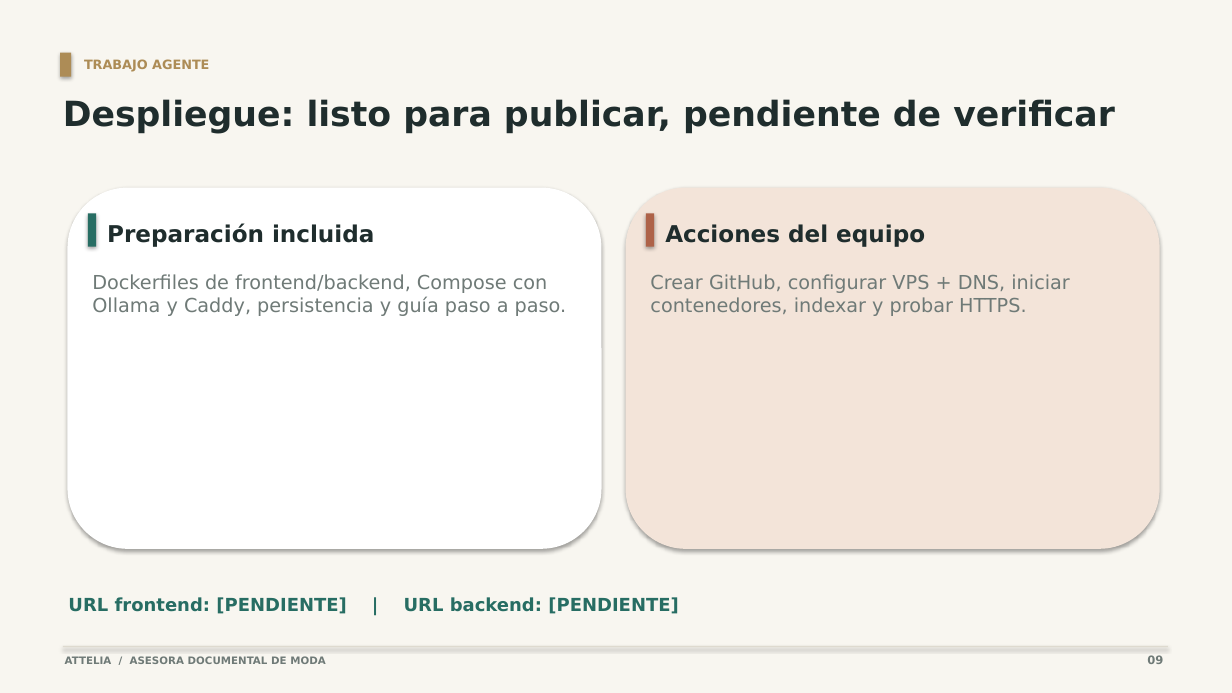
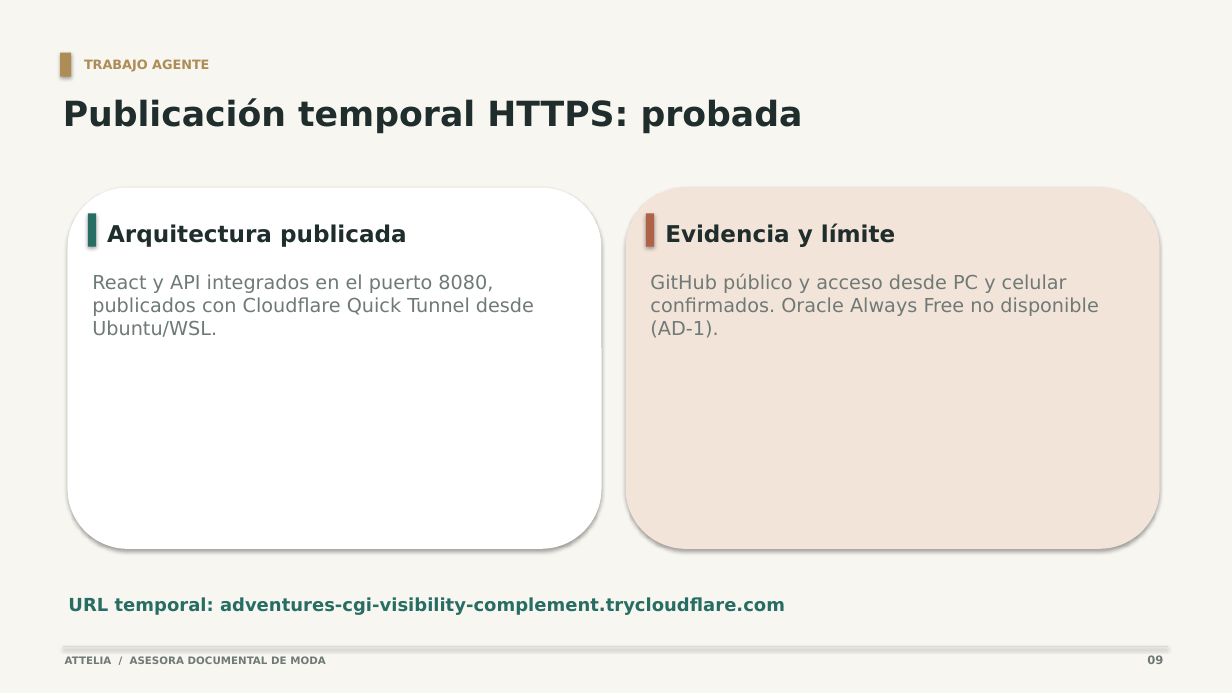
Before and after one commit to mefaHurtado/attelia-ia, a slide deck: slide 10 of docs/presentacion.pptx. Drawn at 1232x693 pixels with LibreOffice and Linux fonts; fonts in the diff are those of the drawing. Boxes give left, top, right and bottom in pixels: in the first picture for what was removed or moved away, otherwise in the second. Text is boxed around its words. In the diff, an @@ line names an element or a change of style, - is before the commit and + after.

```diff
--- a/docs/presentacion.pptx
+++ b/docs/presentacion.pptx
@@ text at [63, 98, 803, 133]: text changed @@
-Despliegue: listo para publicar, pendiente de verificar
+Publicación temporal HTTPS: probada
@@ text at [107, 224, 407, 247]: text changed @@
-Preparación incluida
+Arquitectura publicada
@@ text at [665, 223, 895, 247]: text changed @@
-Acciones del equipo
+Evidencia y límite
@@ text at [92, 274, 534, 337]: text changed @@
-Dockerfiles de frontend/backend, Compose con Ollama y Caddy, persistencia y guía paso a paso.
+React y API integrados en el puerto 8080, publicados con Cloudflare Quick Tunnel desde Ubuntu/WSL.
@@ text at [650, 273, 1098, 338]: text changed @@
-Crear GitHub, configurar VPS + DNS, iniciar contenedores, indexar y probar HTTPS.
+GitHub público y acceso desde PC y celular confirmados. Oracle Always Free no disponible (AD-1).
@@ text at [68, 597, 785, 615]: text changed @@
-URL frontend: [PENDIENTE] | URL backend: [PENDIENTE]
+URL temporal: adventures-cgi-visibility-complement.trycloudflare.com
```
Also in this commit, not shown: 3 other slides changed, 1 slide added, 4 other files.
